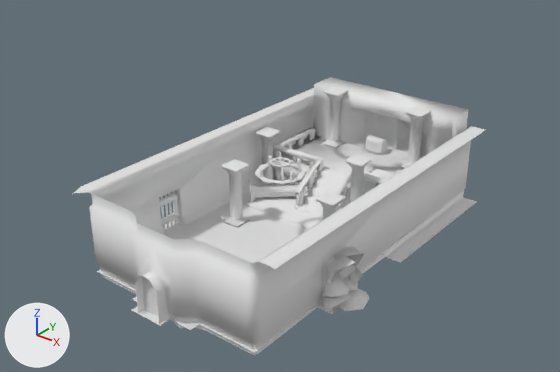
A saved change to the FBX model Assets/_Project/Models/Environment/Environment.fbx.
Before and after are seen from a camera (50 mm lens) standing at (35.2, -39.3, 32.4) and looking at (-0.8, 5.7, 4.5). The axes (+X, +Y, +Z) are drawn at lower left. The lights are the same throughout. Materials are left out; every surface is plain grey. Where no turn or scale is listed for an object, it has been applied to the vertices. Vertices at the same position are counted once.

The first picture shows 'arena', 'candle holder', 'dungeon door', 'fallen pilar', 'pilar1', 'pilar2', 'pilar3', 'pilar6', 'pilar7', 'skeleton base', 'staircase', 'walls', 'wrecakge'.
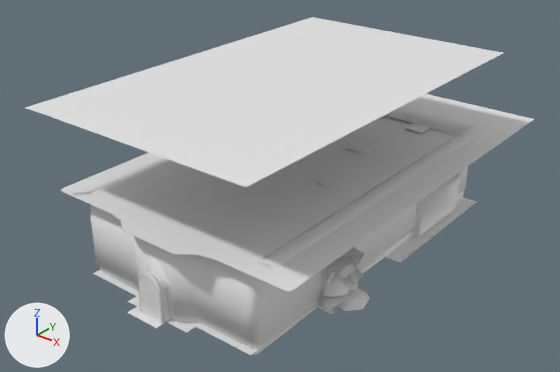
The change in detail:
me_cube_004 is used by ob_skeleton_base; location (-0.1, 14.64, 3.66).
me_cube_004 had 468 vertices, 309 faces and spanned x -8.1..8.1, y -7.0..7.4, z -3.6..4.8.
me_cube_004 now has 464 vertices, 305 faces and spans x -8.3..8.8, y -7.0..7.4, z -3.6..3.5.
Part 2, on me_cube_004:
10 vertices are removed from x -7.3..7.7, y -2.1..7.4, z -3.6..4.8.
9 faces are deleted.
5 vertices in x -7.3, y -2.1..4.6, z -3.6..3.4 move by (-1.0, 0.0, 0.0).
5 vertices in x 7.7, y -2.1..4.6, z -3.6..3.4 move by (1.1, 0.0, 0.0).
5 vertices in x -7.3..7.7, y 4.6, z 4.8 move by (0.0, 0.0, -1.3).
6 vertices are added at (-8.3, -2.1, -0.6), (8.8, -2.1, -0.6), (-8.3, 4.6, -3.6), (8.8, 4.6, -3.6), (-7.3, 7.4, 3.5), (7.7, 7.4, 3.5).
5 new faces join them.
me_plane_000 has 308 vertices, 271 faces and spans x -9.9..9.6, y -9.8..8.0, z 0.3.
me_plane_000 is used by ob_arena; location (0.0, 0.01, -0.1).
me_plane_000 part 1: all 28 vertices in x -8.0..8.0, y -9.8..-8.0, z 0.3 are moved by (0.0, -0.4, 0.0).
me_cube_005 has 48 vertices, 46 faces and spans x -0.77..0.85, y -0.8..0.82, z 0.07..5.57.
me_cube_005 is used by ob_pilar1; location (4.87, 4.77, 0.06).
me_cube_005 part 3: all 24 vertices in x -0.77..0.85, y -0.8..0.82, z 4.75..5.57 are moved by (0.0, 0.0, 1.49).
me_cube_019 has 48 vertices, 46 faces and spans x -0.77..0.85, y -0.8..0.82, z 0.07..5.57.
me_cube_019 is used by ob_pilar3; location (2.95, 11.56, 0.38).
me_cube_019 part 5: all 24 vertices in x -0.77..0.85, y -0.8..0.82, z 4.75..5.57 are moved by (0.0, 0.0, 1.15).
me_cube_015 has 48 vertices, 46 faces and spans x -0.77..0.85, y -0.8..0.82, z 0.07..5.57.
me_cube_015 is used by ob_pilar2; location (-4.89, 4.77, 0.06).
me_cube_015 part 4: all 24 vertices in x -0.77..0.85, y -0.8..0.82, z 4.75..5.57 are moved by (0.0, 0.0, 1.47).
Mesh me_cube_004_1 is new.
It has 106 vertices, 104 faces and spans x -1.11..1.11, y -0.11..0.11, z -0.06..3.58.
Mesh me_cube_007 is new.
It has 17 vertices, 1 face and spans x -8.2..13.7, y -7.6..30.0, z 4.1.
Mesh me_plane is new.
It has 4 vertices, 1 face and spans x -11.1..9.0, y -18.5..14.7, z 0.0.
Object 'pilar7' (ob_pilar7) is deleted.
Object 'pilar6' (ob_pilar6) moves from (4.47, 18.45, 3.06) to (4.62, 18.45, 3.06).
Object 'pilar6' (ob_pilar6) is rescaled from (1.85, 1.85, 0.136) to (1.85, 1.85, 0.102).
Object 'dungeon entrance' (ob_dungeon_entrance) is new; it shows me_cube_004_1.
Its location is (-0.15, -9.46, 0.2).
Object 'roof one' (ob_roof_one) is new; it shows me_cube_007.
Its location is (-1.98, -2.51, 2.77).
Object 'roof 2' (ob_roof_2) is new; it shows me_plane.
Its location is (1.06, 7.7, 13.94).

What differs and where, as boxes (x1, y1, x2, y2) in the pictures (560 x 372 px; the box of a moved part takes in the faces that stretch with it):
'roof 2', added: after (25, 17, 503, 187)
'roof one', added: after (60, 94, 534, 291)
'skeleton base', reshaped: before (242, 77, 468, 256); after (380, 107, 466, 256)
'arena', reshaped: before (97, 202, 382, 352); after (93, 255, 382, 355)
'dungeon entrance', added: after (138, 272, 165, 324)
'pilar3', reshaped: before (345, 154, 372, 203); after (346, 142, 373, 154)
'pilar6', moved, rescaled: before (402, 106, 431, 168); after (406, 123, 431, 134)
'pilar7', deleted: before (323, 87, 348, 148)
'pilar1', reshaped: before (316, 191, 345, 220); after (316, 174, 346, 189)
part 1 of me_plane_000, moved or reshaped: before (97, 270, 264, 352); after (93, 270, 264, 355)
part 2 of me_cube_004, cut back: before (273, 77, 468, 194); after (384, 107, 466, 236)
part 4 of me_cube_015, moved or reshaped (not visible afterwards): before (222, 159, 249, 219)
'staircase', unchanged, covered by the edit: before (295, 162, 351, 218)
